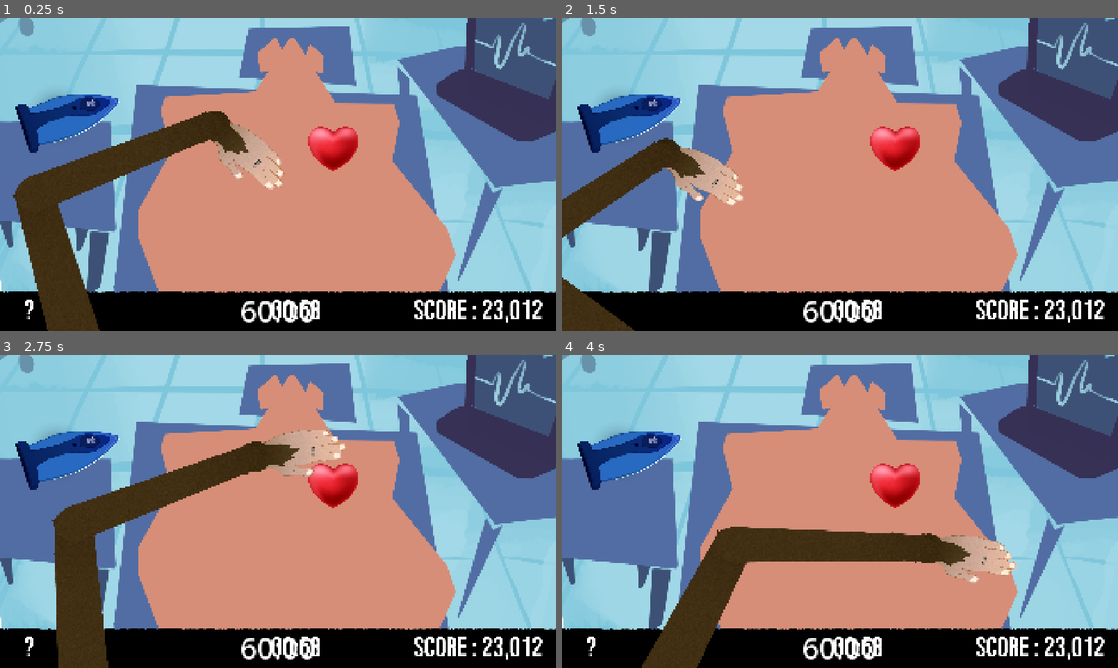
Above: before the commit, frames 1-4 (two rows, left to right).
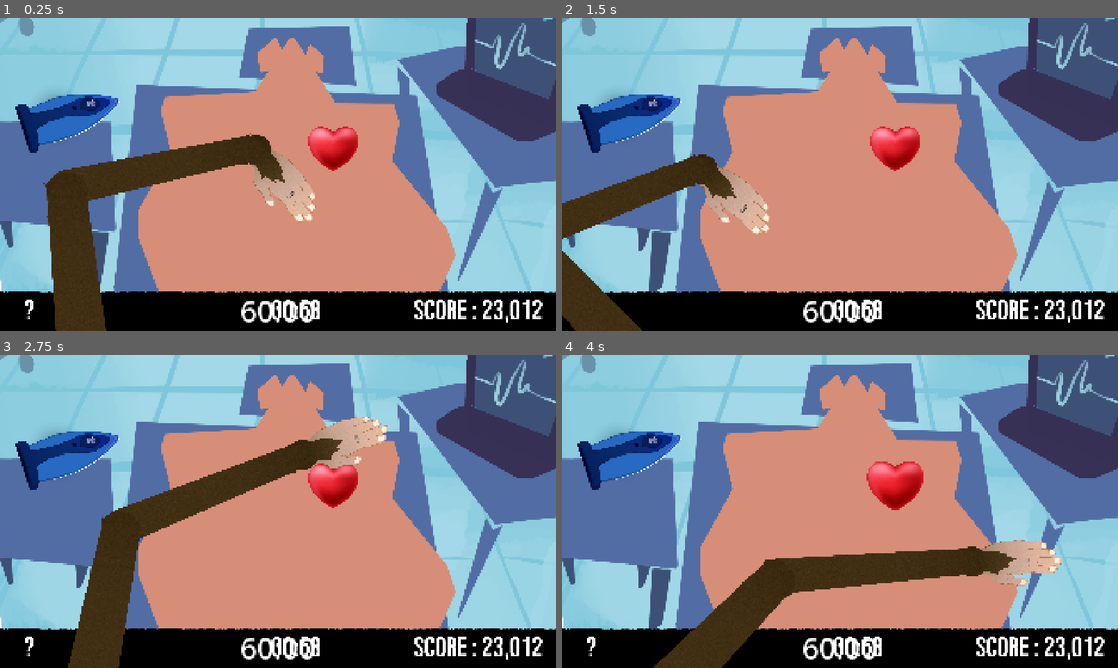
Above: after the commit, the same moments.

Repository: NathouneOne/GameJam_0226
Game: Godot game, scene res://Scenes/Game/game.tscn
The game is run twice, just before and just after one commit, with the same random seed, the same clock (stepped at 60 frames per second) and the same inputs. This scene is started directly instead of the project's main scene. The engine's default icon, where the game draws it, is replaced by a stand-in: a white triangle on a blue panel in a dark square.
Inputs (mouse positions are in pixels of both pictures, inside the frame that each line leads up to):
- Up to frame 1 (0.25 s): no input
- Up to frame 2 (1.5 s): move the mouse to (962, 158) at 0.52 s; press the mouse at (962, 158) at 0.53 s; move the mouse to (728, 190) at 1.27 s; release the mouse at (728, 190) at 1.28 s; click (728, 190) at 1.35 s
- Up to frame 3 (2.75 s): move the mouse to (333, 442) at 2.02 s; press the mouse at (333, 442) at 2.03 s
- Up to frame 4 (4 s): tap Enter at 2.75 s; move the mouse to (812, 574) at 2.77 s; release the mouse at (812, 574) at 2.78 s; click (812, 574) at 2.85 s; tap Space at 3.5 s; move the mouse to (1006, 558) at 3.52 s; press the mouse at (1006, 558) at 3.53 s

The runs differ from the first frame. In frame 1, 9.2% of the frame differs, in the area x 2-57%, y 29-100%; in frame 2, 5.1%; in frame 3, 11%; in frame 4, 13%, in the area x 14-90%, y 34-100%.

Commit message:
--wip-- [skip ci]

Diff:
--- a/game-jam-0226/Scenes/Game/game.tscn
+++ b/game-jam-0226/Scenes/Game/game.tscn
@@ -14,6 +14,7 @@
 [node name="Game" type="Node2D" unique_id=2073138695]
 
 [node name="Hands" parent="." unique_id=1149362447 instance=ExtResource("1_mv0hc")]
+position = Vector2(-1, 0)
 scale = Vector2(0.84, 0.84)
 
 [node name="Patient" type="Node2D" parent="." unique_id=1788166929]
--- a/game-jam-0226/Scenes/hand/arm.gd
+++ b/game-jam-0226/Scenes/hand/arm.gd
@@ -1,7 +1,9 @@
 @tool
 extends Node2D
+class_name Arm
 
-@export var target_node: Node2D
+const TARGET_MAX_RADIUS: float = 1000.0
+
 @onready var target: Node2D = $target
 @export var closed: bool = false:
 	get:
@@ -19,14 +21,22 @@
 		$hand/open.visible = true
 
 
-
 # Called when the node enters the scene tree for the first time.
 func _ready() -> void:
+	var ms: SkeletonModificationStack2D = $Skeleton2D.get_modification_stack()
+	ms.enabled = true
 	toggle_sprite()
 	pass
 
 
-# follow target each frame
-func _process(delta: float) -> void:
-	if target_node:
-		target.global_position = target_node.global_position
+# Mouse is the IK target; clamp to radius to avoid IK bugs
+func _process(_delta: float) -> void:
+	if Engine.is_editor_hint():
+		return
+	var mouse_pos: Vector2 = get_global_mouse_position()
+	var origin: Vector2 = global_position
+	var diff: Vector2 = mouse_pos - origin
+	if diff.length() > TARGET_MAX_RADIUS:
+		#diff = diff.normalized() * TARGET_MAX_RADIUS
+		pass
+	target.global_position = origin + diff
--- a/game-jam-0226/Scenes/hand/arm.tscn
+++ b/game-jam-0226/Scenes/hand/arm.tscn
@@ -5,6 +5,7 @@
 [ext_resource type="Texture2D" uid="uid://b8hqq1ejhp2kl" path="res://Assets/Graphismes/SINGE_BRAS1_PNG.png" id="3_dw7dj"]
 [ext_resource type="Texture2D" uid="uid://b6ernrj1e0fwr" path="res://Assets/Graphismes/SINGE_MAIN1_PNG.png" id="4_1de7k"]
 [ext_resource type="Texture2D" uid="uid://bvkb5p4onux6a" path="res://Assets/Graphismes/SINGE_MAIN2_PNG.png" id="5_wm07o"]
+[ext_resource type="PackedScene" uid="uid://c4oh3msdhdpmx" path="res://Scenes/hand/hand.tscn" id="6_sbeto"]
 
 [sub_resource type="SkeletonModification2DCCDIK" id="SkeletonModification2DCCDIK_r3o1h"]
 target_nodepath = NodePath("../target")
@@ -41,20 +42,19 @@
 
 [node name="Arm" type="Node2D" unique_id=1314196640]
 script = ExtResource("1_4nkmu")
-closed = null
 
 [node name="target" type="Node2D" parent="." unique_id=2040772107]
-position = Vector2(1122, -533)
+position = Vector2(814, -482)
 
 [node name="Sprite2D" type="Sprite2D" parent="target" unique_id=1555419652]
-visible = false
 scale = Vector2(0.54, 0.54)
 texture = ExtResource("2_wt4sn")
 
 [node name="arm0" type="Node2D" parent="." unique_id=1782109609]
-position = Vector2(0, 0.9999995)
-rotation = -0.2836243
-scale = Vector2(0.9999928, 0.9999928)
+z_index = 3
+position = Vector2(-1, 0.9999995)
+rotation = -1.595705
+scale = Vector2(0.99999076, 0.99999076)
 
 [node name="Sprite2D" type="Sprite2D" parent="arm0" unique_id=125526545]
 position = Vector2(-1.3007263, -1.0000037)
@@ -64,9 +64,9 @@
 
 [node name="arm1" type="Node2D" parent="." unique_id=2020563101]
 z_index = 2
-position = Vector2(732.75885, -211.68411)
-rotation = -0.2836243
-scale = Vector2(0.9999926, 0.9999926)
+position = Vector2(-19.137568, -761.7899)
+rotation = 0.1727581
+scale = Vector2(0.9999892, 0.9999892)
 
 [node name="Sprite2D" type="Sprite2D" parent="arm1" unique_id=103852025]
 position = Vector2(-1.3007263, -1.0000037)
@@ -76,9 +76,9 @@
 
 [node name="hand" type="Node2D" parent="." unique_id=1306377304]
 z_index = 1
-position = Vector2(1498.2668, -429.8986)
-rotation = -1.330822
-scale = Vector2(0.99998, 0.99998)
+position = Vector2(764.1896, -620.30774)
+rotation = 1.2171488
+scale = Vector2(0.999982, 0.999982)
 
 [node name="open" type="Sprite2D" parent="hand" unique_id=187861792]
 position = Vector2(1.9849014, 1.0295122)
@@ -89,6 +89,7 @@
 flip_h = true
 
 [node name="closed" type="Sprite2D" parent="hand" unique_id=484882861]
+visible = false
 position = Vector2(1.9850895, 1.0294476)
 rotation = 0.4905132
 scale = Vector2(0.26923501, 0.26923501)
@@ -96,38 +97,39 @@
 offset = Vector2(466.55835, -250.0874)
 flip_h = true
 
+[node name="Hand" parent="hand" unique_id=2078914881 instance=ExtResource("6_sbeto")]
+position = Vector2(146.73068, 1.6173859)
+
 [node name="Skeleton2D" type="Skeleton2D" parent="." unique_id=513974380]
+position = Vector2(-1, 0)
 modification_stack = SubResource("SkeletonModificationStack2D_r3o1h")
 
 [node name="armBone0" type="Bone2D" parent="Skeleton2D" unique_id=701676173]
 position = Vector2(0, 0.9999995)
-rotation = -0.0024457702
 scale = Vector2(0.9999928, 0.9999928)
-rest = Transform2D(0.9999898, -0.0024457502, 0.0024457502, 0.9999898, 0, 0.9999995)
+rest = Transform2D(0.9999928, 0, 0, 0.9999928, 0, 0.9999995)
 metadata/_local_pose_override_enabled_ = true
 
 [node name="RemoteTransform2D" type="RemoteTransform2D" parent="Skeleton2D/armBone0" unique_id=1864631050]
 remote_path = NodePath("../../../arm0")
 
 [node name="armBone1" type="Bone2D" parent="Skeleton2D/armBone0" unique_id=1740137966]
-position = Vector2(763.0057, 0.8661302)
-rotation = -0.005997932
-rest = Transform2D(0.999982, -0.005997896, 0.005997896, 0.999982, 970.00653, 1.3724084)
+position = Vector2(763.0058, 0.8661465)
+rest = Transform2D(1, 0, 0, 1, 763.0058, 0.8661465)
 metadata/_local_pose_override_enabled_ = true
 
 [node name="RemoteTransform2D" type="RemoteTransform2D" parent="Skeleton2D/armBone0/armBone1" unique_id=262073430]
 remote_path = NodePath("../../../../arm1")
 
 [node name="armHandBase" type="Bone2D" parent="Skeleton2D/armBone0/armBone1" unique_id=311617383]
-position = Vector2(795.9942, 4.721214)
-rotation = -0.006325057
-scale = Vector2(0.99998724, 0.99998724)
-rest = Transform2D(0.9999677, -0.006324937, 0.006324937, 0.9999677, 969.98926, 6.1904116)
+position = Vector2(795.99414, 4.7211)
+scale = Vector2(0.99998736, 0.99998736)
+rest = Transform2D(0.99998736, 0, 0, 0.99998736, 795.99414, 4.7211)
 metadata/_local_pose_override_enabled_ = true
 
 [node name="RemoteTransform2D" type="RemoteTransform2D" parent="Skeleton2D/armBone0/armBone1/armHandBase" unique_id=916949332]
 remote_path = NodePath("../../../../../hand")
 
 [node name="armHandTip" type="Bone2D" parent="Skeleton2D/armBone0/armBone1/armHandBase" unique_id=1662121726]
-position = Vector2(331.9852, 3.9032373)
-rest = Transform2D(1, 0, 0, 1, 228.02391, 0.36748755)
+position = Vector2(147.00166, 1.1710613)
+rest = Transform2D(1, 0, 0, 1, 147.00166, 1.1710613)
--- a/game-jam-0226/Scenes/hand/hand.gd
+++ b/game-jam-0226/Scenes/hand/hand.gd
@@ -1,23 +1,18 @@
 extends Node2D
 class_name Hand
-
-@export var follow_speed: float = 15.0
 
 var grabbed_object: Node2D = null
 var grabbable_component: Grabbable = null
 var useable_component: Useable = null
 
 @onready var area_2d: Area2D = $Area2D
+@onready var arm: Arm = $"../.."
 
 func _ready() -> void:
-	%LeftArm.closed = false;
-	return
+	arm.closed = false
 
 
-func _process(delta: float) -> void:
-	var target_pos: Vector2 = get_global_mouse_position()
-	global_position = global_position.lerp(target_pos, follow_speed * delta)
-
+func _process(_delta: float) -> void:
 	_process_grabbed_object()
 
 	if Input.is_action_just_pressed("left_clic"):
@@ -43,7 +38,7 @@
 func _grab_object(object: Node2D, component: Grabbable) -> void:
 	grabbed_object = object
 	grabbable_component = component
-	%LeftArm.closed = true;
+	arm.closed = true;
 	grabbable_component.grab(self)
 	useable_component = _find_component_in_object(object, Useable) as Useable
 
@@ -54,14 +49,13 @@
 			grabbed_object = null
 			grabbable_component = null
 			useable_component = null
-			%LeftArm.closed = false;
+			arm.closed = false;
 			return true
 	return false
 
 func _process_grabbed_object() -> void:
 	if grabbed_object:
-		# move object
-		grabbed_object.global_position = global_position
+		grabbed_object.global_transform = global_transform
 
 func _use(is_start: bool) -> void:
 	if useable_component == null:
--- a/game-jam-0226/Scenes/hand/hand.tscn
+++ b/game-jam-0226/Scenes/hand/hand.tscn
@@ -7,7 +7,7 @@
 radius = 51.0
 height = 110.0
 
-[node name="LeftHand" type="Node2D" unique_id=2078914881]
+[node name="Hand" type="Node2D" unique_id=2078914881]
 script = ExtResource("1_d4mnk")
 
 [node name="Sprite2D" type="Sprite2D" parent="." unique_id=1055966477]
--- a/game-jam-0226/Scenes/hand/hands.tscn
+++ b/game-jam-0226/Scenes/hand/hands.tscn
@@ -3,7 +3,6 @@
 [ext_resource type="PackedScene" uid="uid://1ohqnbol5i0g" path="res://Scenes/hand/arm.tscn" id="1_0r2x8"]
 [ext_resource type="Texture2D" uid="uid://bn1bexi0xnteq" path="res://icon.svg" id="2_eolov"]
 [ext_resource type="PackedScene" uid="uid://bivkc0072g4c8" path="res://Scenes/Components/grabbable/Grabbable.tscn" id="3_mbr53"]
-[ext_resource type="PackedScene" uid="uid://c4oh3msdhdpmx" path="res://Scenes/hand/hand.tscn" id="4_cc8hp"]
 
 [sub_resource type="RectangleShape2D" id="RectangleShape2D_eolov"]
 size = Vector2(128, 127)
@@ -27,11 +26,6 @@
 texture = ExtResource("2_eolov")
 metadata/_edit_lock_ = true
 
-[node name="LeftArm" parent="." unique_id=1314196640 node_paths=PackedStringArray("target_node") instance=ExtResource("1_0r2x8")]
+[node name="LeftArm" parent="." unique_id=1314196640 instance=ExtResource("1_0r2x8")]
 unique_name_in_owner = true
 position = Vector2(353, 1457)
-target_node = NodePath("../LeftHand")
-closed = false
-
-[node name="LeftHand" parent="." unique_id=2078914881 instance=ExtResource("4_cc8hp")]
-position = Vector2(882, 607)
